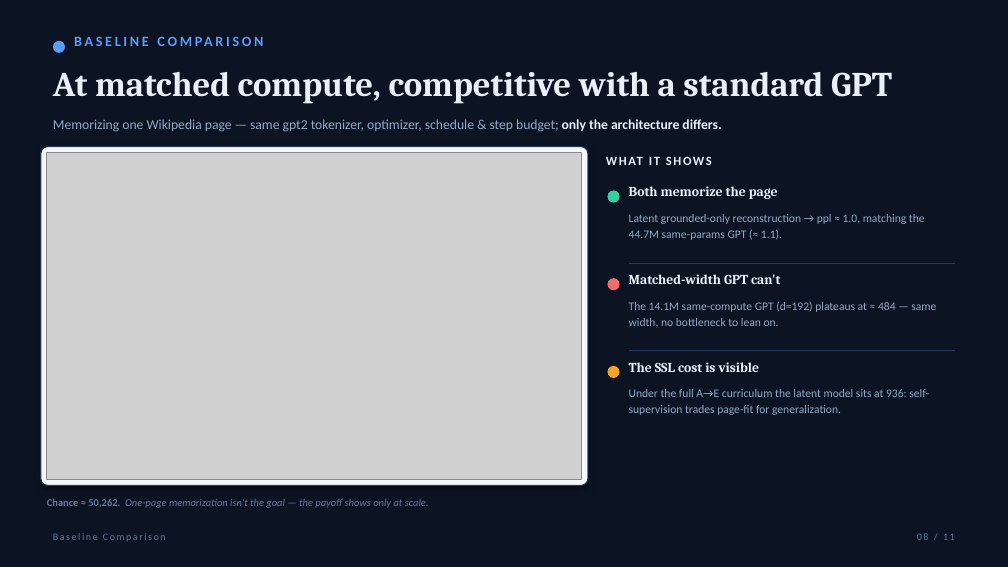
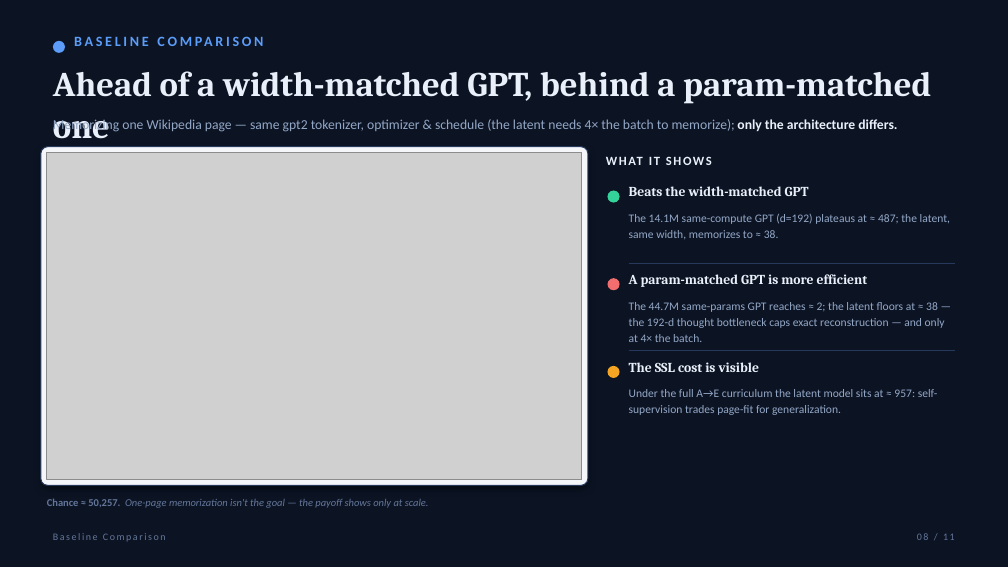
Before and after one commit to danerjin/hlra, a slide deck: slide 8 of Hierarchical_Latent_Reasoning_Architecture.pptx. Drawn at 1008x567 pixels with LibreOffice and Linux fonts; fonts in the diff are those of the drawing; grey boxes stand for pictures. Boxes give left, top, right and bottom in pixels: in the first picture for what was removed or moved away, otherwise in the second. Text is boxed around its words. In the diff, an @@ line names an element or a change of style, - is before the commit and + after.

```diff
--- a/Hierarchical_Latent_Reasoning_Architecture.pptx
+++ b/Hierarchical_Latent_Reasoning_Architecture.pptx
@@ text at box(53, 71, 931, 139): text changed @@
-At matched compute, competitive with a standard GPT
+Ahead of a width-matched GPT, behind a param-matched one
@@ text at box(53, 117, 897, 133): text changed @@
-Memorizing one Wikipedia page — same gpt2 tokenizer, optimizer, schedule & step budget; only the architecture differs.
+Memorizing one Wikipedia page — same gpt2 tokenizer, optimizer & schedule (the latent needs 4× the batch to memorize); only the architecture differs.
@@ text at box(629, 186, 809, 196): text changed @@
-Both memorize the page
+Beats the width-matched GPT
@@ text at box(629, 214, 950, 239): text changed @@
-Latent grounded-only reconstruction → ppl ≈ 1.0, matching the 44.7M same-params GPT (≈ 1.1).
+The 14.1M same-compute GPT (d=192) plateaus at ≈ 487; the latent, same width, memorizes to ≈ 38.
@@ text at box(629, 274, 868, 287): text changed @@
-Matched-width GPT can't
+A param-matched GPT is more efficient
@@ text at box(629, 302, 945, 342): text changed @@
-The 14.1M same-compute GPT (d=192) plateaus at ≈ 484 — same width, no bottleneck to lean on.
+The 44.7M same-params GPT reaches ≈ 2; the latent floors at ≈ 38 — the 192-d thought bottleneck caps exact reconstruction — and only at 4× the batch.
@@ text at box(629, 389, 938, 415): text changed @@
-Under the full A→E curriculum the latent model sits at 936: self-supervision trades page-fit for generalization.
+Under the full A→E curriculum the latent model sits at ≈ 957: self-supervision trades page-fit for generalization.
```
Also in this commit, not shown: 1 other slide changed, 9 other files.
